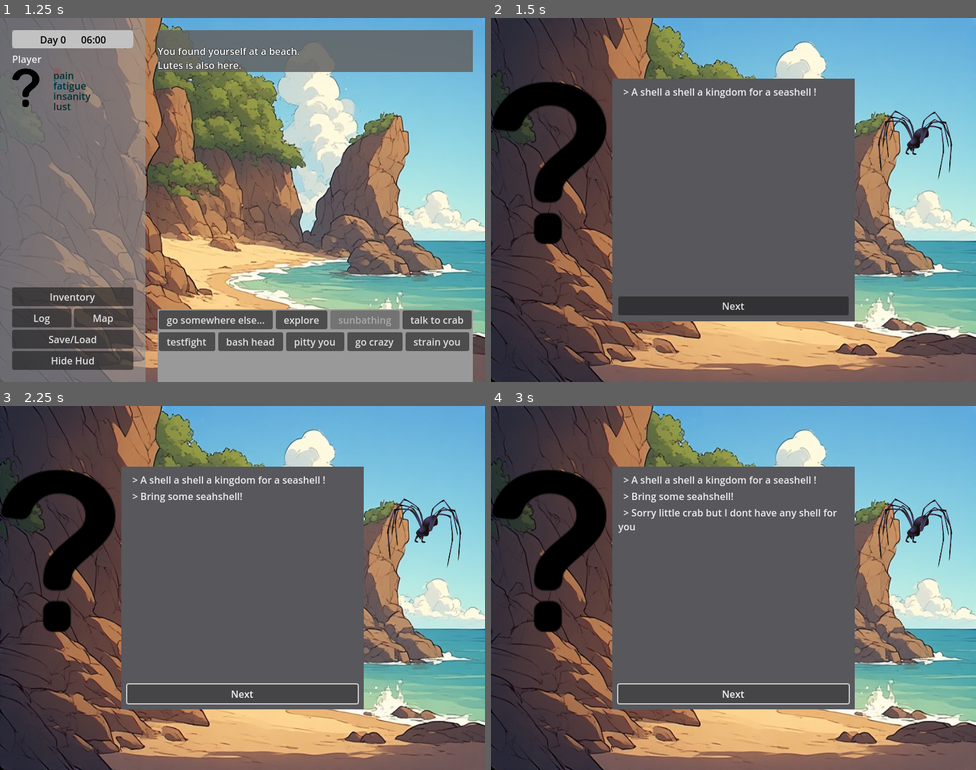
Above: before the commit, frames 1-4 (two rows, left to right).
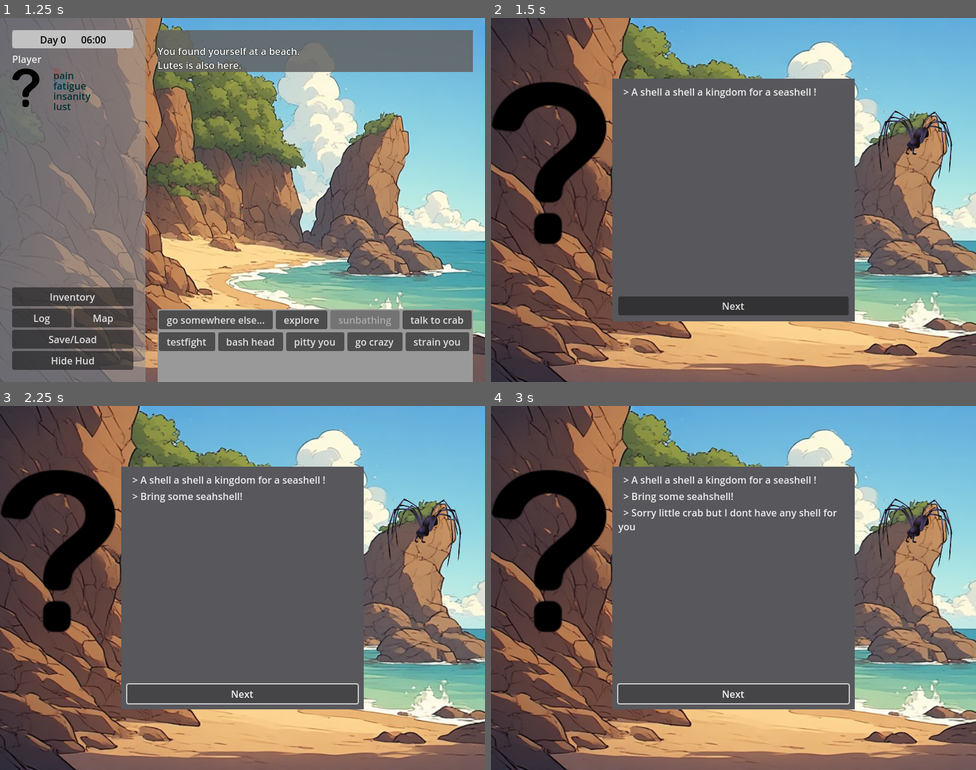
Above: after the commit, the same moments.

Repository: jackdarker/Octopant
Game: Godot game, scene res://ui/Loadingscreen.tscn
The game is run twice, just before and just after one commit, with the same random seed, the same clock (stepped at 60 frames per second) and the same inputs. The engine's default icon, where the game draws it, is replaced by a stand-in: a white triangle on a blue panel in a dark square.
Inputs:
- Up to frame 1 (1.25 s): click "New game" at 0.5 s
- Up to frame 2 (1.5 s): click "talk to crab" at 1.25 s
- Up to frame 3 (2.25 s): click "Next" at 2 s
- Up to frame 4 (3 s): click "Next" at 2.75 s

Frame 1 is identical in both runs. In frame 2, 27% of the frame differs, in the area x 0-100%, y 0-100%; in frame 3, 27%; in frame 4, 27%.

Commit message:
vis_high_fatigue.tscn

Diff:
--- a/game/main_scene.gd
+++ b/game/main_scene.gd
@@ -55,8 +55,9 @@
 	if(parentSceneUniqueID >= 0):
 		actual_scene.parentSceneUniqueID = parentSceneUniqueID
 	# Add it to the active scene, as child of root.
+	sceneStack.append(actual_scene)
 	get_node("Scene").add_child(actual_scene)
-	sceneStack.append(actual_scene)
+
 
 func removeScene(scene, args = []):
 	defferedRemoveScene.call_deferred(scene,args)
@@ -107,6 +108,21 @@
 	for scene in sceneStack:
 		scene.queue_free()
 	sceneStack = []
+
+func playerSpecialScene()->bool:
+	#TODO here we can place checks to visualize state change of player
+	#this is called when starting a usual nav_scene and injects a proper visual scene
+	#afterwards it returns to the nav_scene again. This could trigger another visual scene and cause a loop!
+	#Todo ho make this moddable? use EventSystem instead?
+	var _ret:bool=false
+	var _bev=Global.pc.getStat(StatEnum.Lust).value_percent
+	if(_bev>=50 && GR.getModuleFlag("Default","FatigueHigh",0)<50):
+		_ret=true
+		runScene("vis_stat",[],getCurrentScene().uniqueSceneID)
+	GR.setModuleFlag("Default","FatigueHigh",_bev)
+
+	return _ret
+
 #endregion
 
 #region Time
--- a/game/status/status.gd
+++ b/game/status/status.gd
@@ -15,6 +15,24 @@
 
 var ID:String="UNKNOWN"
 var value:float=0
+var value_percent:float:
+	set(v):
+		if(v>=0):
+			value = min(ul,max(ll,v*ul/100.0))
+		else:
+			value = min(ul,max(ll,v*ll/-100.0))
+	get():
+		# ll	v	ul	perc
+		# 0		20	60	33
+		# -30	6	60	10
+		# -30	-15	30	-50
+		# 20	30	40	50	or 75 ??	#TODO
+		# -50	-20	-10	-25	or -45??
+		if(value>=0):
+			return (100.0*value/ul)
+		else:
+			return (-100.0*value/ll)
+
 var ll:float= -100	#lower limit
 var ul:float= 100	#upper limit
 var atUL:bool:
--- a/modules/__default/effect/eff_arousable.gd
+++ b/modules/__default/effect/eff_arousable.gd
@@ -7,7 +7,7 @@
 	timeDelta=timeDelta+_delta
 	if(timeDelta>=3600):	#tick every 1h
 		@warning_ignore("integer_division")
-		user.status.getItemByID(StatEnum.Lust).modify(5*timeDelta/3600)
+		user.status.getItemByID(StatEnum.Lust).modify(15*timeDelta/3600)
 		timeLast=timeDelta+timeLast
 		duration-=timeDelta
 		timeDelta=0
--- a/modules/__default/module.gd
+++ b/modules/__default/module.gd
@@ -41,7 +41,8 @@
 		"Explored_Beach": flag(FlagType.Number),
 		"Explored_Cliff": flag(FlagType.Number),
 		"Explored_DeepWoods": flag(FlagType.Number),
-		"FaintMessage": flag(FlagType.Text)
+		"FaintMessage": flag(FlagType.Text),
+		"FatigueHigh":	flag(FlagType.Number),
 		}
 
 func initGame():
--- /dev/null
+++ b/modules/__default/world/extend/nav_home_ext.gd
@@ -0,0 +1,19 @@
+extends SceneExtension
+
+const sceneID="nav_home"
+
+func on_enterScene():
+	parent_scene.set_bg(load("res://assets/images/bg/nav_home_sun.png"))
+	Global.hud.say("Thats your cabin at the beach.")
+
+func get_buttons(menuid:String,buttons:Array):
+	if(menuid==""):
+		buttons.push_back(Button_Config.new("go somewhere else...","",parent_scene.menu.bind("walk")))
+		buttons.push_back(Button_Config.new("craft...","",parent_scene._on_bt_craft_pressed))
+		buttons.push_back(Button_Config.new("sleep until morning","",parent_scene._on_bt_sleep_pressed))
+	if(menuid=="walk"):
+		Global.hud.say("Where would you like to go?")
+		if(GR.getModuleFlag("Default","Found_Beach",0)>0):
+			buttons.push_back(Button_Config.new("Beach","",Global.main.runScene.bind("nav_beach")))
+
+	return(buttons)
--- a/modules/__default/world/nav_beach.gd
+++ b/modules/__default/world/nav_beach.gd
@@ -14,9 +14,12 @@
 		continueScene()
 
 func _on_bt_crab_pressed():
+	var x:Image=%bg_image.texture.get_image()
+	x.resize_to_po2()
+	var y:ImageTexture = ImageTexture.create_from_image(x)
 	Global.main.runScene("interaction_scene",
 		[load("res://modules/__default/interaction/dlg_pc_crab.gd"),
-		%bg_image.texture],self.uniqueSceneID)
+		y],self.uniqueSceneID)
 
 func _on_bt_fight_pressed():
 	var _setup=CombatSetup.new()
--- a/modules/__default/world/nav_home.gd
+++ b/modules/__default/world/nav_home.gd
@@ -3,8 +3,8 @@
 func _init() -> void:
 	sceneID="nav_home"
 
-func enterScene():
-	super()
+func enterScene2():
+	#super()
 	set_bg(load("res://assets/images/bg/nav_home_sun.png"))
 	Global.hud.addButton("go somewhere else...","",_on_bt_walk_pressed)
 	Global.hud.addButton("craft...","",_on_bt_craft_pressed)
--- /dev/null
+++ b/modules/__default/world/vis_high_fatigue.tscn
@@ -0,0 +1,9 @@
+[gd_scene load_steps=2 format=3 uid="uid://vgwpdat7k7ke"]
+
+[ext_resource type="Script" uid="uid://xyoy0jy2thl5" path="res://ui/navigation_scene.gd" id="1_fsmkl"]
+
+[node name="VisHighFatigue" type="Control"]
+layout_mode = 3
+anchors_preset = 0
+script = ExtResource("1_fsmkl")
+metadata/_custom_type_script = "uid://xyoy0jy2thl5"
--- /dev/null
+++ b/modules/__default/world/vis_stat.gd
@@ -0,0 +1,8 @@
+extends NavigationScene
+
+func _init() -> void:
+	sceneID="vis_stat"
+
+func enterScene():
+	super()
+	Global.hud.say("You get quite sore and have a hard time concentrating on your tasks.")
--- /dev/null
+++ b/modules/__default/world/vis_stat.tscn
@@ -0,0 +1,7 @@
+[gd_scene load_steps=3 format=3 uid="uid://337yhcgy45ss"]
+
+[ext_resource type="PackedScene" uid="uid://b0qurwpsffl61" path="res://ui/navigation_scene.tscn" id="1_cktvw"]
+[ext_resource type="Script" uid="uid://bwvapj583hixf" path="res://modules/__default/world/vis_stat.gd" id="2_b0idv"]
+
+[node name="Scene" instance=ExtResource("1_cktvw")]
+script = ExtResource("2_b0idv")
--- a/project.godot
+++ b/project.godot
@@ -24,6 +24,7 @@
 
 window/size/viewport_width=800
 window/size/viewport_height=600
+window/size/initial_position_type=3
 window/stretch/mode="viewport"
 
 [editor_plugins]
--- a/ui/interaction_scene.gd
+++ b/ui/interaction_scene.gd
@@ -12,7 +12,7 @@
 
 func _ready() -> void:
 	if(back_image):
-		$".".add_theme_stylebox_override("normal",back_image)
+		set_bg(back_image)
 	dialogue_engine = dialogue_gdscript.new()
 	#dialogue_engine.dialogue_started.connect(__on_dialogue_started)
 	dialogue_engine.dialogue_continued.connect(__on_dialogue_continued)
@@ -23,6 +23,9 @@
 func _input(p_input_event : InputEvent) -> void:
 	if p_input_event.is_action_pressed(&"ui_accept"):
 		dialogue_engine.advance()
+
+func set_bg(bg:Texture2D):
+	%bg_image.texture=bg
 
 func __displayImage(where,path):
 	var _texture=Texture.new()
--- a/ui/interaction_scene.tscn
+++ b/ui/interaction_scene.tscn
@@ -16,6 +16,14 @@
 script = ExtResource("1_d7vpr")
 
 [node name="CanvasLayer" type="CanvasLayer" parent="."]
+
+[node name="bg_image" type="TextureRect" parent="CanvasLayer"]
+unique_name_in_owner = true
+anchors_preset = 15
+anchor_right = 1.0
+anchor_bottom = 1.0
+grow_horizontal = 2
+grow_vertical = 2
 
 [node name="CenterContainer" type="CenterContainer" parent="CanvasLayer"]
 anchors_preset = 8
--- a/ui/navigation_scene.gd
+++ b/ui/navigation_scene.gd
@@ -1,4 +1,4 @@
-extends "res://ui/default_scene.gd"
+class_name NavigationScene extends "res://ui/default_scene.gd"
 
 # shows a view with buttons to explore or move on
 
@@ -23,6 +23,9 @@
 	Global.hud.visible=true
 	Global.hud.clearOutput()
 	Global.hud.clearInput()
+	if(!self.sceneID.begins_with("vis_")):
+		if(Global.main.playerSpecialScene()):
+			return
 	for ext in scene_ext:
 		if ext.has_method("on_enterScene"):
 			ext.on_enterScene()
@@ -53,6 +56,9 @@
 		if ext.has_method("get_buttons"):
 			buttons=ext.get_buttons(menuid,buttons)
 
+	if(menuid=="" && buttons.size()==0):	#fallback if no extension
+		Global.hud.addButton("Next","",Global.main.removeScene.bind(self))
+
 	for bt in buttons:		#TODO if to many buttons make subpages
 		Global.hud.addButton(bt.text,bt.tooltip,bt.cb,bt.enabled)
 
Not shown, added: modules/__default/world/extend/nav_home_ext.gd.uid
Not shown, added: modules/__default/world/vis_stat.gd.uid
